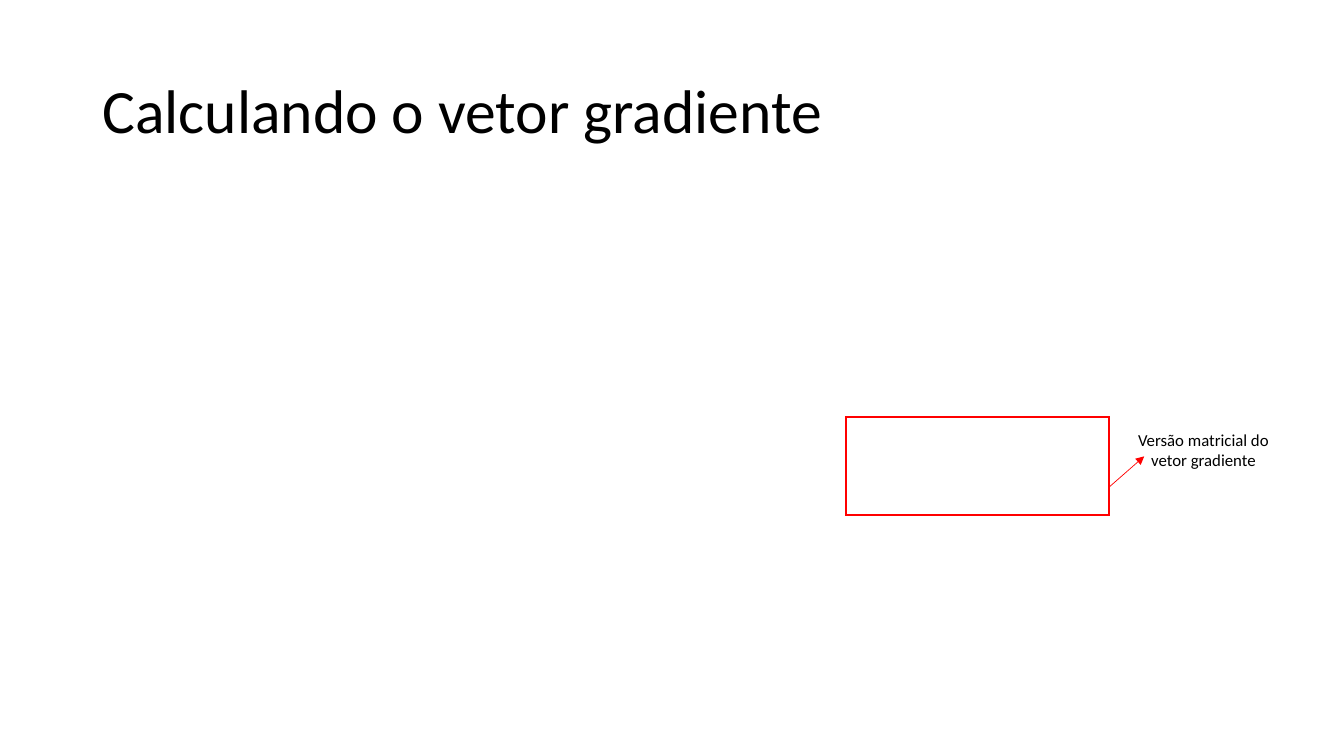
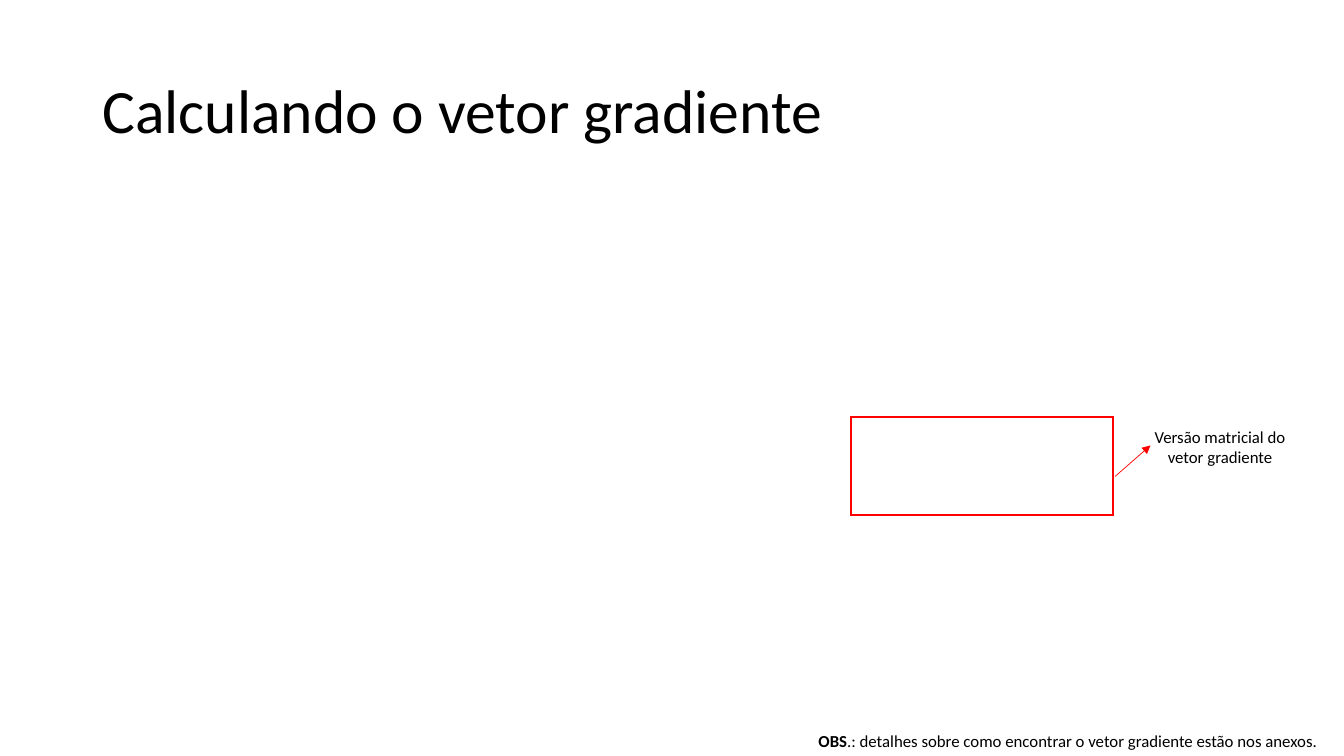
Before and after one commit to zz4fap/t319_aprendizado_de_maquina, a slide deck: slide 25 of slides/T319_Regressão_Linear (Parte II).pptx. Drawn at 1344x756 pixels with LibreOffice and Linux fonts; fonts in the diff are those of the drawing; grey boxes stand for pictures. Boxes give left, top, right and bottom in pixels: in the first picture for what was removed or moved away, otherwise in the second. Text is boxed around its words. In the diff, an @@ line names an element or a change of style, - is before the commit and + after.

```diff
--- a/slides/T319_Regressão_Linear (Parte II).pptx
+++ b/slides/T319_Regressão_Linear (Parte II).pptx
@@ rectangle: place and size @@
-rectangle at bbox=[847, 416, 1109, 515]
+rectangle at bbox=[851, 416, 1113, 515]
@@ arrow moved from (1109, 488) - (1144, 457) to (1115, 477) - (1150, 446) @@
@@ text "Versão matricial do vetor gradiente": place and size @@
-text "Versão matricial do vetor gradiente" at bbox=[1138, 434, 1269, 469]
+text "Versão matricial do vetor gradiente" at bbox=[1155, 431, 1286, 466]
@@ text added at bbox=[818, 735, 1316, 750], 12 pt, text #000000 @@
+OBS.: detalhes sobre como encontrar o vetor gradiente estão nos anexos.
```
Also in this commit, not shown: 10 other slides changed, 1 other file.
